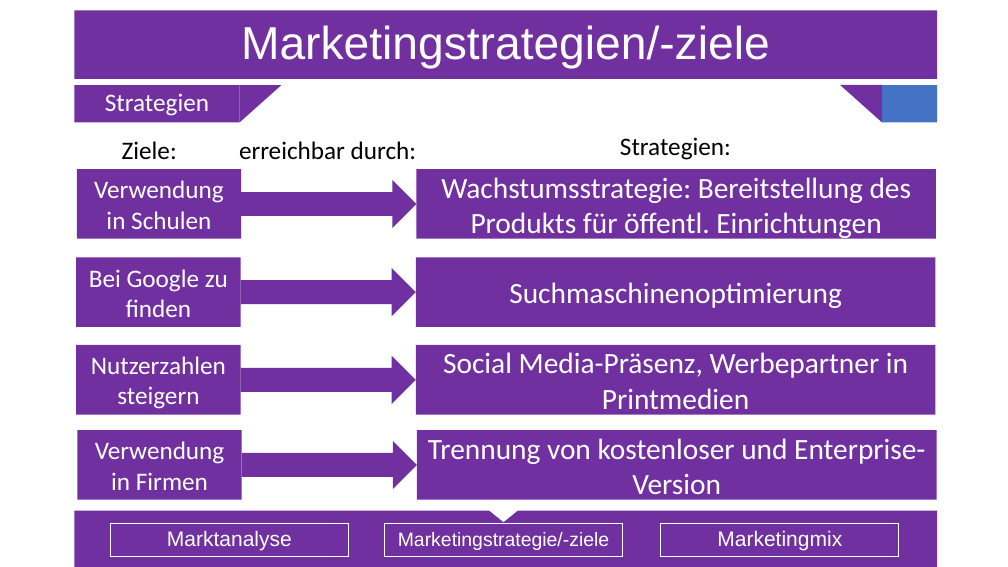
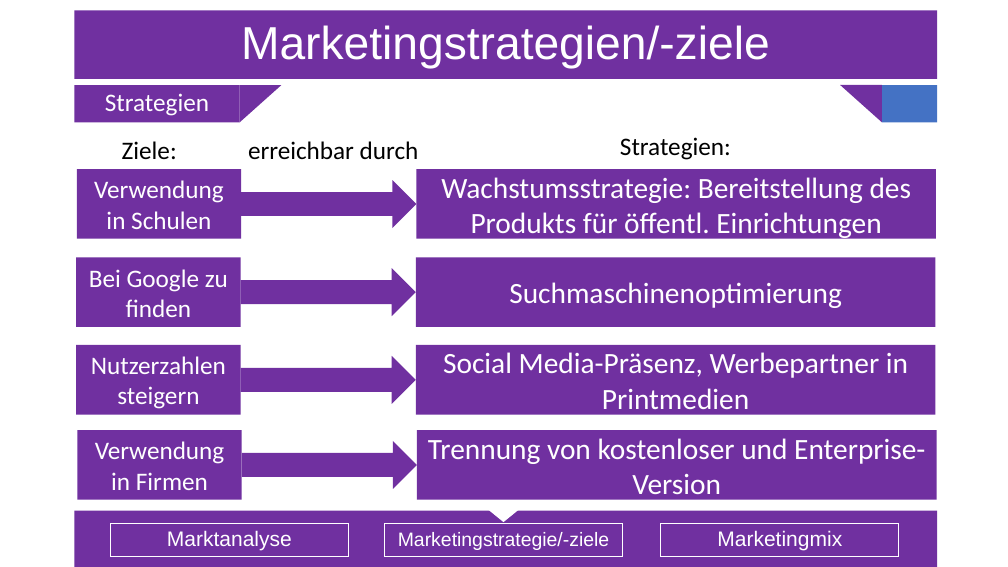
Before and after one commit to Sl0thking/mp_gproz_scrumiverse, a slide deck: slide 12 of 5_Präsentation/Projektpräsentation_Serfling.pptx. Drawn at 1008x567 pixels with LibreOffice and Linux fonts; fonts in the diff are those of the drawing. Boxes give left, top, right and bottom in pixels: in the first picture for what was removed or moved away, otherwise in the second. Text is boxed around its words. In the diff, an @@ line names an element or a change of style, - is before the commit and + after.

```diff
--- a/5_Präsentation/Projektpräsentation_Serfling.pptx
+++ b/5_Präsentation/Projektpräsentation_Serfling.pptx
@@ text at (248,141,419,160): text changed @@
-erreichbar durch:
+erreichbar durch
```
Also in this commit, not shown: 2 other slides changed, 2 slides added.
